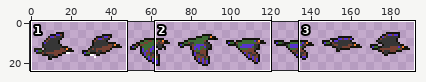
Sprite sheet, stored at proj/Assets/mp/Sprites/crow.png. Above, an overview of the earlier version with the close-up marked.
Close-up. As it was:
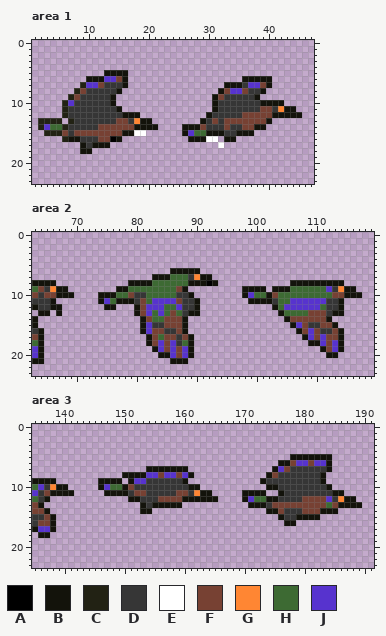
The file is 192x24 pixels. Shown: area 1: x 1..47, y 0..23; area 2: x 63..119, y 0..23; area 3: x 135..191, y 0..23.
Palette (. is transparent): A #000000  B #13130b  C #222214  D #363636  E #ffffff  F #774133  G #ff8633  H #3d6a33  J #5733ce
Now the later version:
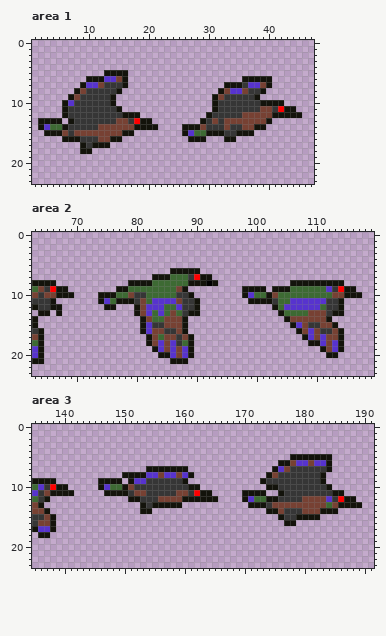
From old to new:
{"colour":"G","old":"#ff8633","new":"#ff0000"}
{"where": "area 1"}
{"y":7,"x":9,"old":"C","new":"B"}
{"y":8,"x":8,"old":"C","new":"B"}
{"y":9,"x":7,"old":"C","new":"B"}
{"y":10,"x":6,"old":"C","new":"B"}
{"y":11,"x":6,"old":"C","new":"B"}
{"y":12,"x":6,"old":"C","new":"B"}
{"y":13,"x":2,"old":"CCCC","new":"BBBB"}
{"y":13,"x":7,"old":"C","new":"B"}
{"y":14,"x":2,"old":"C","new":"B"}
{"y":14,"x":6,"old":"C","new":"B"}
{"y":15,"x":3,"old":"CCC","new":"BBB"}
{"y":15,"x":18,"old":"EE","new":".."}
{"y":16,"x":6,"old":"C","new":"B"}
{"y":16,"x":14,"old":"A","new":"B"}
{"y":16,"x":30,"old":"EE","new":".."}
{"y":17,"x":32,"old":"E","new":"."}
